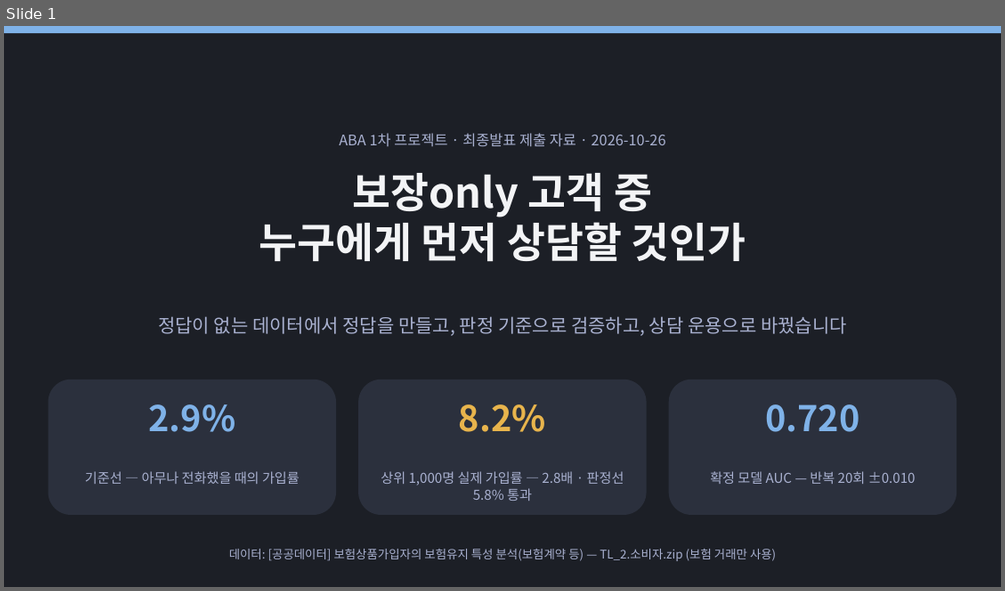
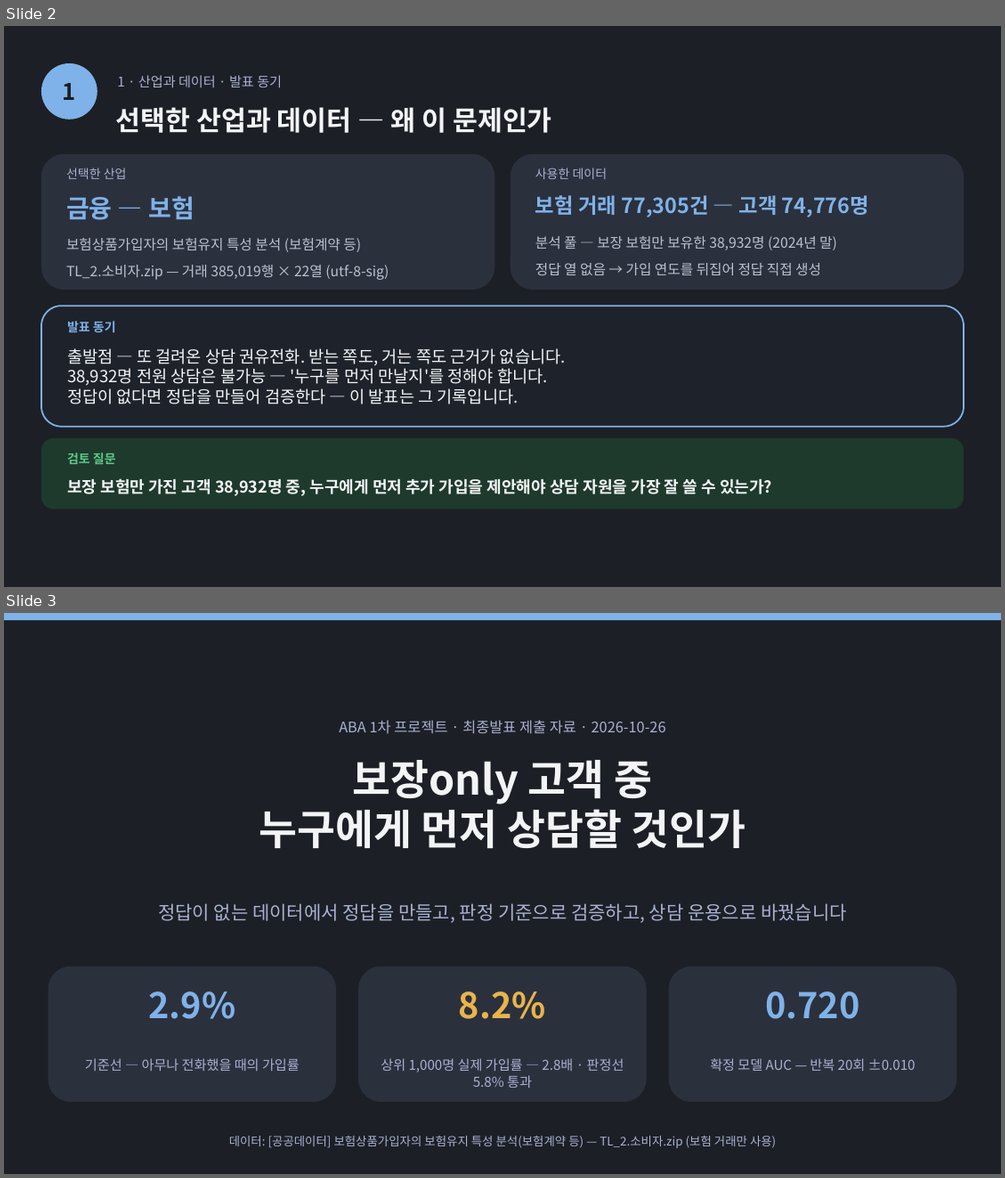
Before and after one commit to lunteras/pj1, a slide deck: artifacts/프로젝트1_최종발표자료.pptx. Shown one above the other, each under a label of ours: slide 1 before the commit, slides 2 and 3 after it. The pictures are 1005x591 and 1005x1178 pixels, drawn with LibreOffice and Linux fonts; fonts in the diff are those of the drawing. Boxes give left, top, right and bottom in pixels: in the first picture for what was removed or moved away, otherwise in the second. Text is boxed around its words. In the diff, an @@ line names an element or a change of style, - is before the commit and + after.

Commit message:
표지+산업·데이터·동기 슬라이드 추가, 대본 18장 동기화 (표지 2카드, 발표동기 3줄 요약)

```diff
--- a/artifacts/프로젝트1_최종발표자료.pptx
+++ b/artifacts/프로젝트1_최종발표자료.pptx
@@ slide 2 added at <box>4,26,1001,587</box>, background #1C1F26 @@
@@ ellipse added at <box>41,63,97,119</box>, fill #7FB2E8, 22 pt, text #1C1F26, bold @@
+1
@@ text added at <box>117,75,282,87</box>, 13 pt, text #A9B1D0 @@
+1 · 산업과 데이터 · 발표 동기
@@ text added at <box>116,107,552,133</box>, 26 pt, text #F3F4F6, bold @@
+선택한 산업과 데이터 — 왜 이 문제인가
@@ rounded rectangle added at <box>41,154,494,289</box>, fill #2B303D @@
@@ rounded rectangle added at <box>510,154,963,289</box>, fill #2B303D @@
@@ text added at <box>66,168,127,179</box>, 12 pt, text #A9B1D0 @@
+선택한 산업
@@ text added at <box>535,168,607,179</box>, 12 pt, text #A9B1D0 @@
+사용한 데이터
@@ text added at <box>66,196,194,220</box>, 24 pt, text #7FB2E8, bold @@
+금융 — 보험
@@ text added at <box>535,195,869,217</box>, 20 pt, text #7FB2E8, bold @@
+보험 거래 77,305건 — 고객 74,776명
@@ text added at <box>66,238,361,252</box>, 13.5 pt, text #B9C2D0 @@
+보험상품가입자의 보험유지 특성 분석 (보험계약 등)
@@ text added at <box>535,236,837,250</box>, 13.5 pt, text #B9C2D0 @@
+분석 풀 — 보장 보험만 보유한 38,932명 (2024년 말)
@@ text added at <box>66,265,388,280</box>, 13.5 pt, text #B9C2D0 @@
+TL_2.소비자.zip — 거래 385,019행 × 22열 (utf-8-sig)
@@ text added at <box>535,263,821,275</box>, 13.5 pt, text #B9C2D0 @@
+정답 열 없음 → 가입 연도를 뒤집어 정답 직접 생성
@@ rounded rectangle added at <box>41,305,963,426</box>, fill #1E222B, outline #7FB2E8 1.5 pt @@
@@ text added at <box>67,321,116,333</box>, 12 pt, text #7FB2E8, bold @@
+발표 동기
@@ text added at <box>67,348,566,404</box>, 16 pt, text #F3F4F6 @@
+출발점 — 또 걸려온 상담 권유전화. 받는 쪽도, 거는 쪽도 근거가 없습니다.
+38,932명 전원 상담은 불가능 — '누구를 먼저 만날지'를 정해야 합니다.
+정답이 없다면 정답을 만들어 검증한다 — 이 발표는 그 기록입니다.
@@ rounded rectangle added at <box>41,438,963,508</box>, fill #1E3A2C @@
@@ text added at <box>67,452,116,464</box>, 12 pt, text #5EC98A, bold @@
+검토 질문
@@ text added at <box>67,478,772,496</box>, 15.5 pt, text #F3F4F6, bold @@
+보장 보험만 가진 고객 38,932명 중, 누구에게 먼저 추가 가입을 제안해야 상담 자원을 가장 잘 쓸 수 있는가?
@@ what was slide 1 is now slide 3 @@
```
Also in this commit, not shown: 1 other slide added, 1 other file.
